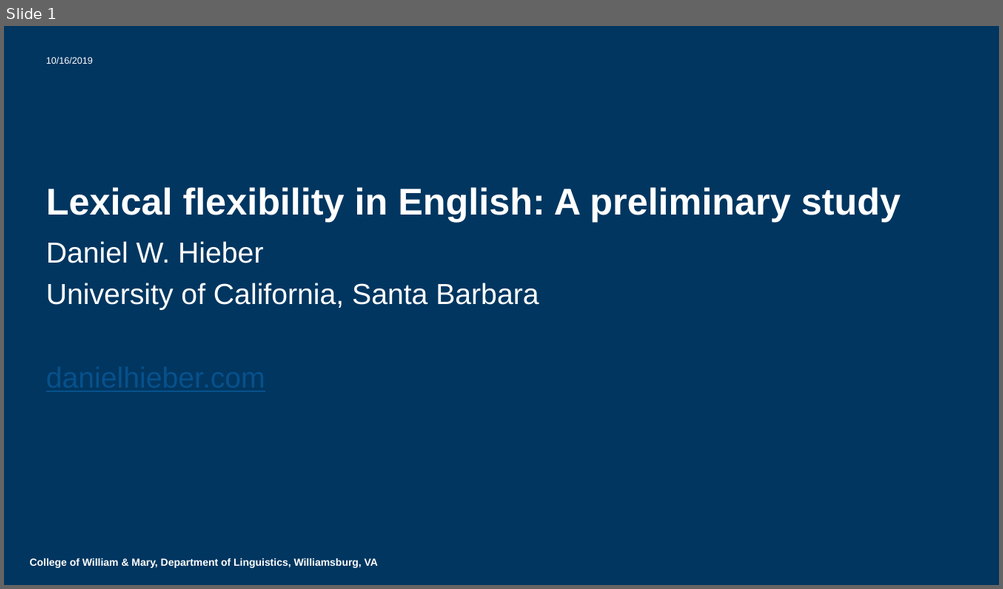
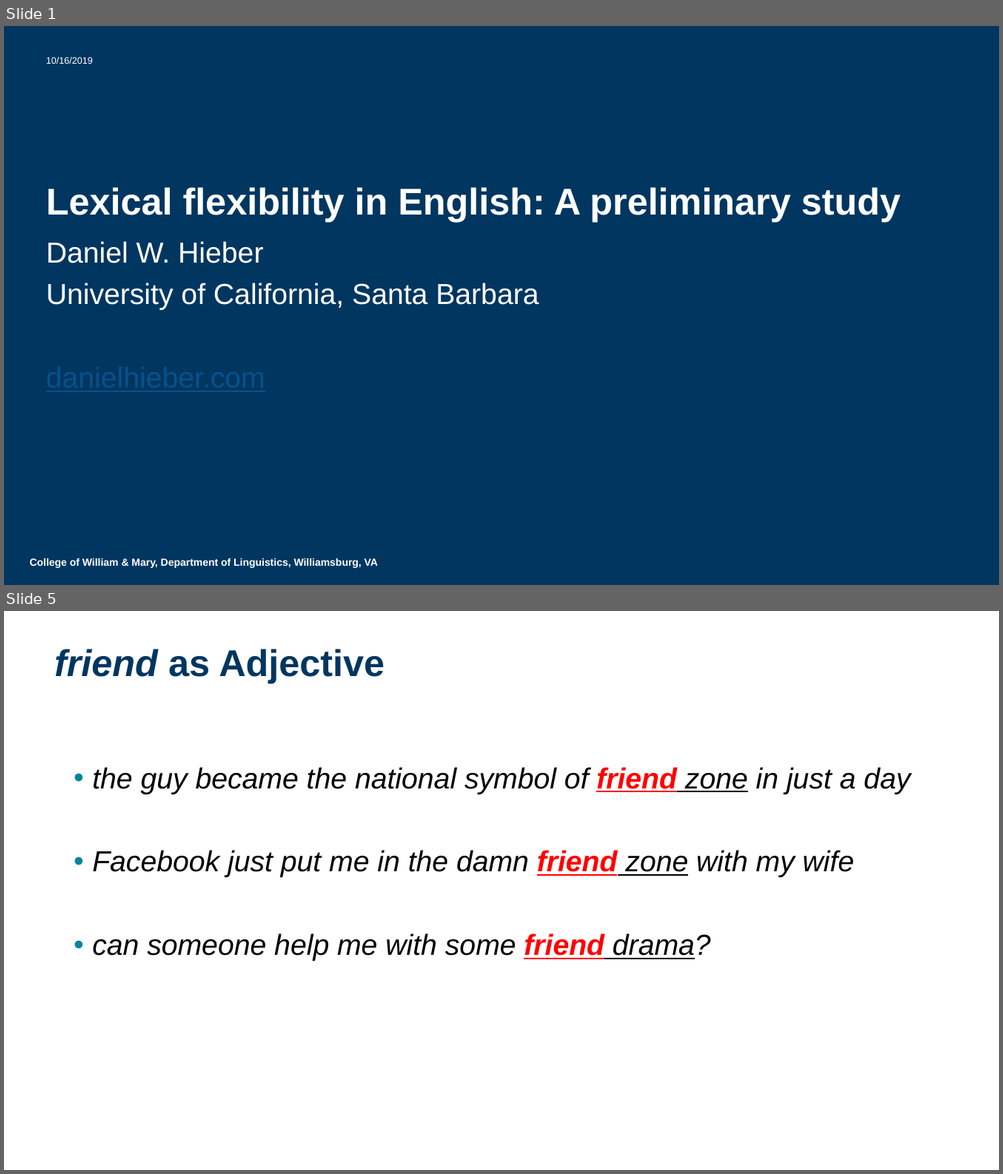
Before and after one commit to dwhieb/dissertation, a slide deck: presentations/Hieber. 2019. Lexical flexibility in English.pptx. Shown one above the other, each under a label of ours: slide 1 before the commit, slides 1 and 5 after it; the slides between them are not shown. The pictures are 1003x589 and 1003x1174 pixels, drawn with LibreOffice and Linux fonts; fonts in the diff are those of the drawing; background and template pictures are left out. Boxes give left, top, right and bottom in pixels: in the first picture for what was removed or moved away, otherwise in the second. Text is boxed around its words. In the diff, an @@ line names an element or a change of style, - is before the commit and + after.

```diff
--- a/presentations/Hieber. 2019. Lexical flexibility in English.pptx
+++ b/presentations/Hieber. 2019. Lexical flexibility in English.pptx
@@ slide 5 added at <box>4,611,999,1170</box>, background #FFFFFF @@
@@ title added at <box>54,649,384,684</box>, 36 pt, text #003660, bold @@
+friend as Adjective
@@ text added at <box>92,767,910,961</box>, 28 pt, text #000000, italic @@
+• the guy became the national symbol of friend zone in just a day
+• Facebook just put me in the damn friend zone with my wife
+• can someone help me with some friend drama?
```
Also in this commit, not shown: 8 other slides added, 1 slide removed, 1 other file.
